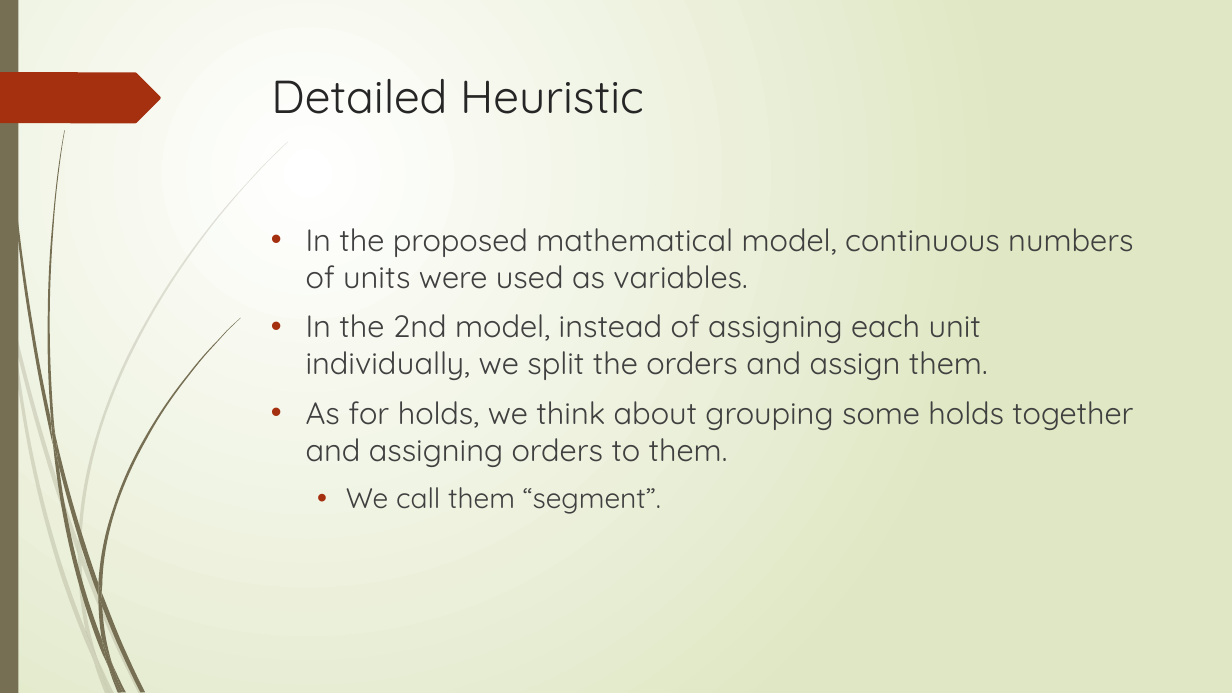
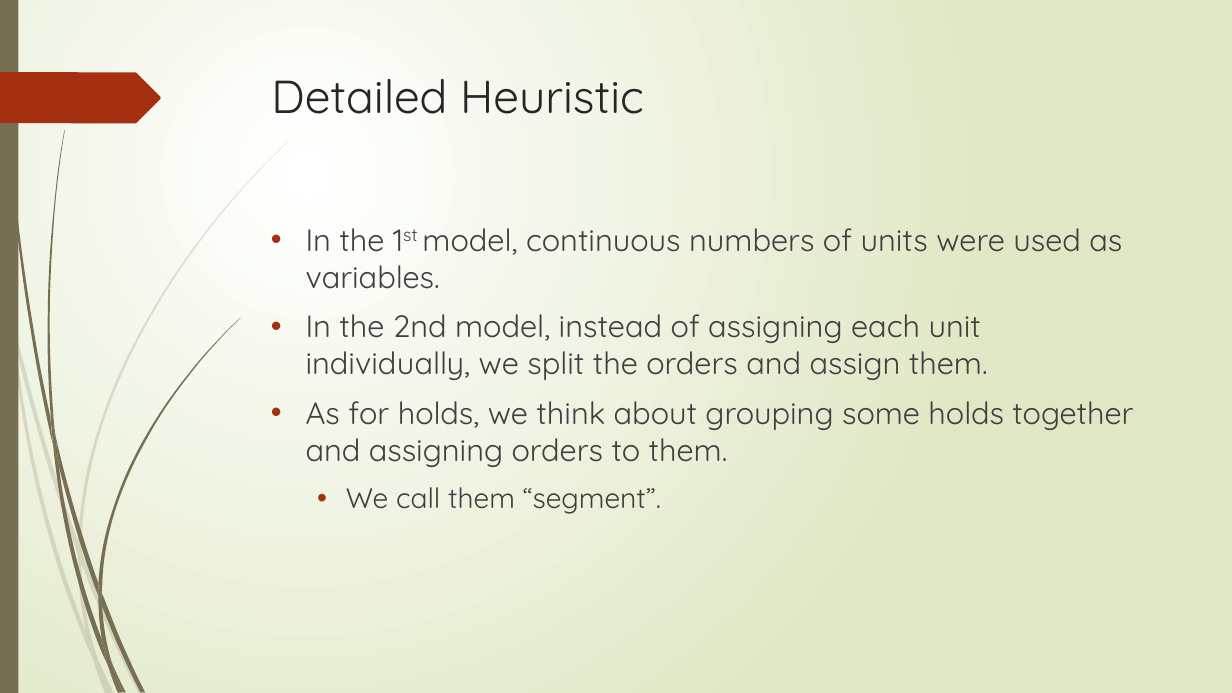
Before and after one commit to r-kurosu/kline_new, a slide deck: slide 26 of 竹田_修論発表.pptx. Drawn at 1232x693 pixels with LibreOffice and Linux fonts; fonts in the diff are those of the drawing. Boxes give left, top, right and bottom in pixels: in the first picture for what was removed or moved away, otherwise in the second. Text is boxed around its words. In the diff, an @@ line names an element or a change of style, - is before the commit and + after.

```diff
--- a/竹田_修論発表.pptx
+++ b/竹田_修論発表.pptx
@@ text at bbox=[306, 228, 1122, 289]: text changed @@
-• In the proposed mathematical model, continuous numbers of units were used as variables.
+• In the 1st model, continuous numbers of units were used as variables.
```
Also in this commit, not shown: 2 other slides changed.
